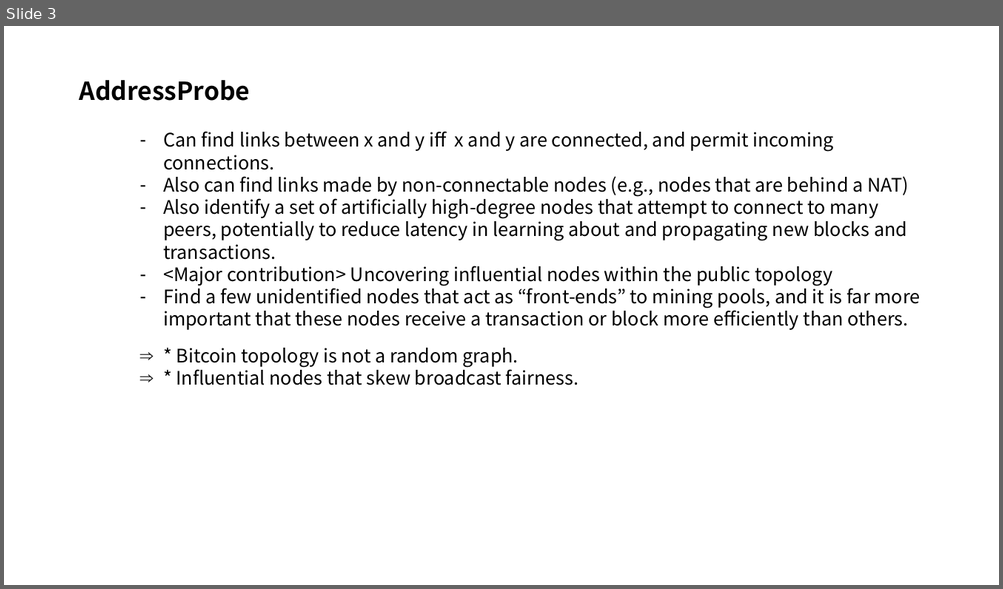
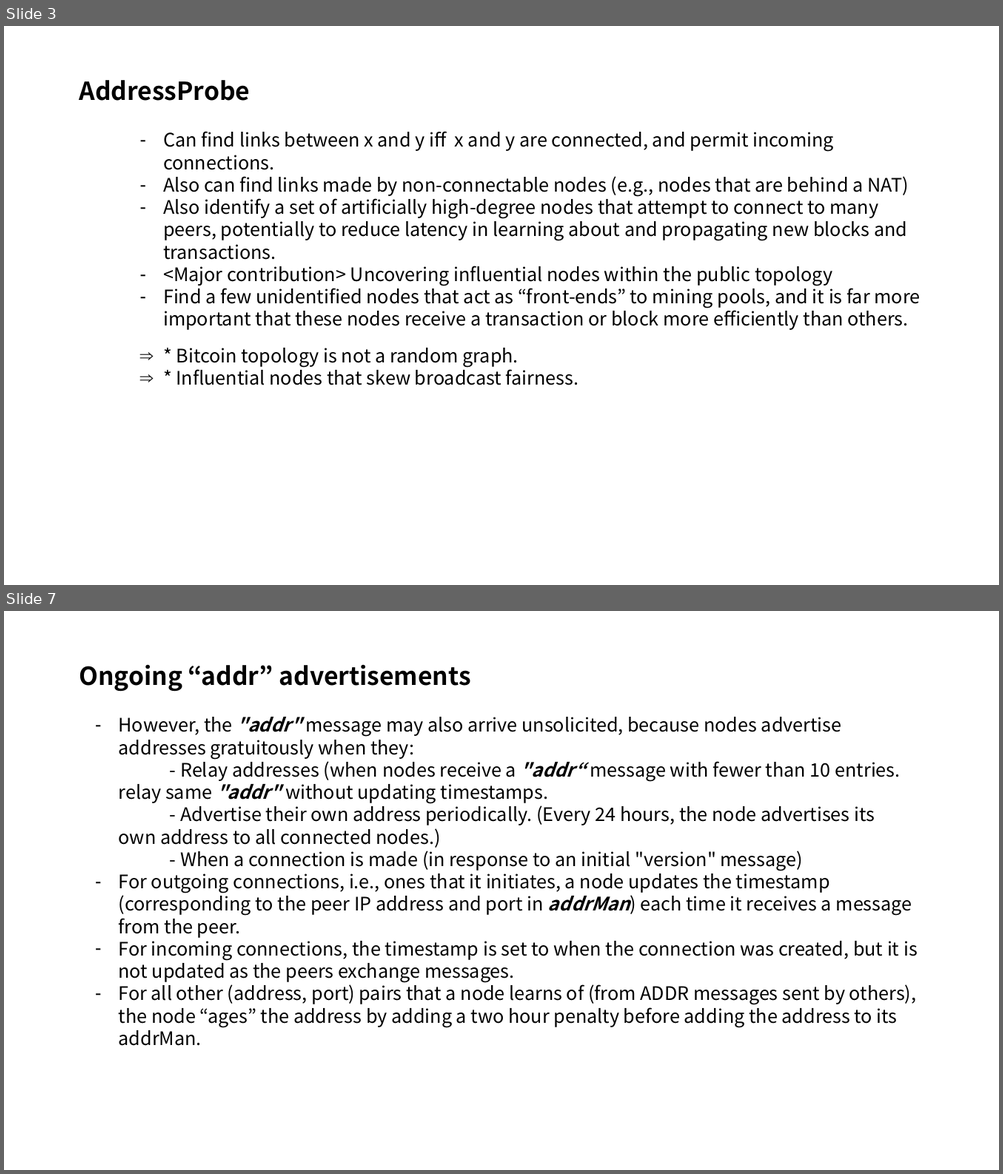
Before and after one commit to FelixSeol/paper, a slide deck: discovering/Discovering Bitcoin's Public topology.pptx. Shown one above the other, each under a label of ours: slide 3 before the commit, slides 3 and 7 after it; the slides between them are not shown. The pictures are 1003x589 and 1003x1174 pixels, drawn with LibreOffice and Linux fonts; fonts in the diff are those of the drawing. Boxes give left, top, right and bottom in pixels: in the first picture for what was removed or moved away, otherwise in the second. Text is boxed around its words. In the diff, an @@ line names an element or a change of style, - is before the commit and + after.

```diff
--- a/discovering/Discovering Bitcoin's Public topology.pptx
+++ b/discovering/Discovering Bitcoin's Public topology.pptx
@@ slide 7 added at bbox=[4, 611, 999, 1170], background #FFFFFF @@
@@ text added at bbox=[79, 664, 471, 691], 24 pt, text #000000, bold @@
+Ongoing “addr” advertisements
@@ text added at bbox=[119, 717, 917, 1046], 18 pt, text #000000 @@
+– However, the "addr" message may also arrive unsolicited, because nodes advertise addresses gratuitously when they:
+  - Relay addresses (when nodes receive a "addr“ message with fewer than 10 entries. relay same "addr" without updating timestamps.
+  - Advertise their own address periodically. (Every 24 hours, the node advertises its own address to all connected nodes.)
+  - When a connection is made (in response to an initial "version" message)
+– For outgoing connections, i.e., ones that it initiates, a node updates the timestamp (corresponding to the peer IP address and port in addrMan) each time it receives a message from the peer.
+– For incoming connections, the timestamp is set to when the connection was created, but it is not updated as the peers exchange messages.
+– For all other (address, port) pairs that a node learns of (from ADDR messages sent by others), the node “ages” the address by adding a two hour penalty before adding the address to its addrMan.
```
Also in this commit, not shown: 3 slides changed, 8 other slides added, 1 slide removed.
